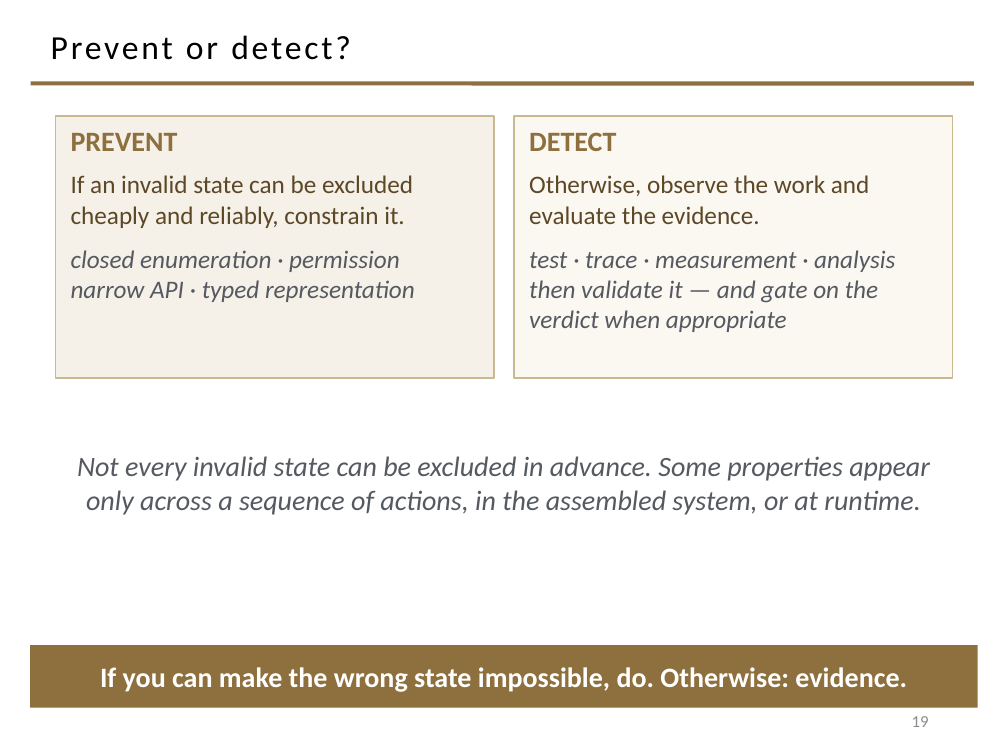
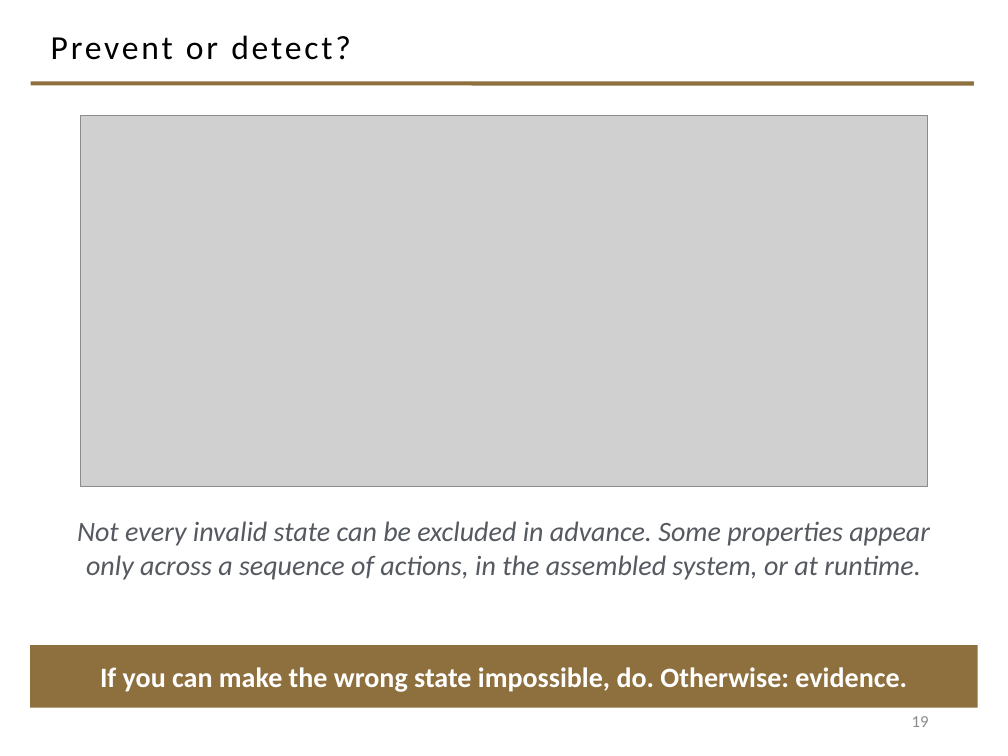
Before and after one commit to davisjam/model-based-agentic-software-engineering, a slide deck: slide 19 of course/lectures/act-2-delegation-and-control/03-alignment/2-3-Alignment.pptx. Drawn at 1008x756 pixels with LibreOffice and Linux fonts; fonts in the diff are those of the drawing; grey boxes stand for pictures; background and template pictures are left out. Boxes give left, top, right and bottom in pixels: in the first picture for what was removed or moved away, otherwise in the second. Text is boxed around its words. In the diff, an @@ line names an element or a change of style, - is before the commit and + after.

```diff
--- a/course/lectures/act-2-delegation-and-control/03-alignment/2-3-Alignment.pptx
+++ b/course/lectures/act-2-delegation-and-control/03-alignment/2-3-Alignment.pptx
@@ rectangle removed at <box>55,116,494,378</box> @@
-PREVENT
-If an invalid state can be excluded cheaply and reliably, constrain it.
-closed enumeration · permission
-narrow API · typed representation
@@ picture added at <box>81,116,927,486</box> @@
@@ rectangle removed at <box>514,116,953,378</box> @@
-DETECT
-Otherwise, observe the work and evaluate the evidence.
-test · trace · measurement · analysis
-then validate it — and gate on the verdict when appropriate
@@ text "Not every invalid state can ...": place and size @@
-text "Not every invalid state can ..." at <box>77,456,930,515</box>
+text "Not every invalid state can ..." at <box>77,521,930,580</box>
```
Also in this commit, not shown: 1 other file.
